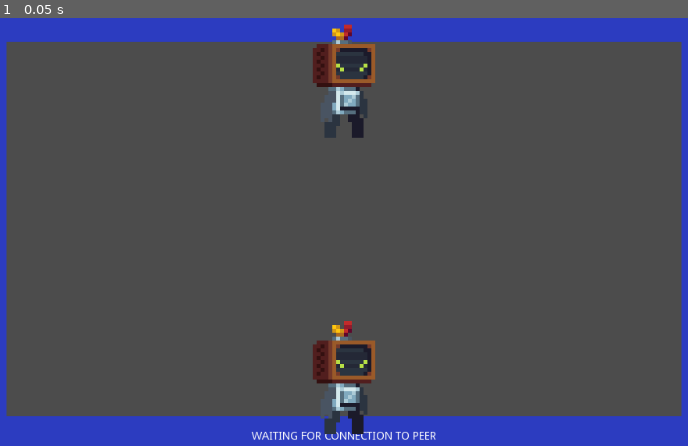
Above: before the commit, frame 1.
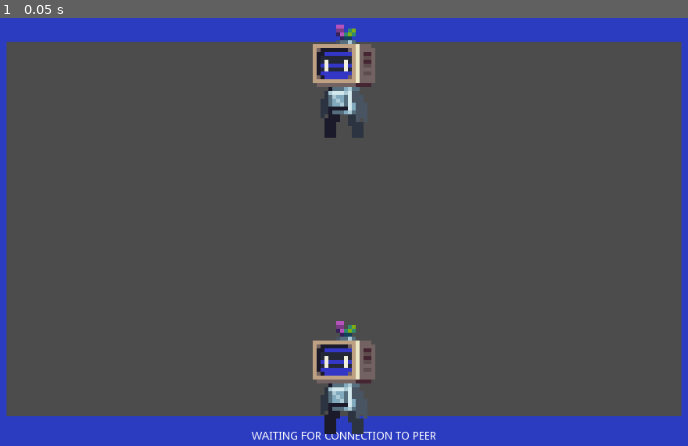
Above: after the commit, the same moment.

Repository: BasCandia/RollbackNetcodePeerToPeer
Game: Godot game, scene res://Scenes/Stage2DCollisionsCOPY.tscn
Two runs of this game, one before a commit and one after it. Both use one fixed random seed, a clock stepped at 60 frames per second and the inputs below. This scene is started directly instead of the project's main scene.
Inputs:
- Up to frame 1 (0.05 s): no input

The runs differ from the first frame. In frame 1, 3.0% of the frame differs, in the area x 45-55%, y 1-98%.

Commit message:
Fix a ejecutables

Diff:
--- a/Scenes/NetPlayer.tscn
+++ b/Scenes/NetPlayer.tscn
@@ -1,6 +1,6 @@
 [gd_scene load_steps=3 format=2]
 
-[ext_resource path="res://Sprites/TEST2.png" type="Texture" id=1]
+[ext_resource path="res://Sprites/TEST.png" type="Texture" id=1]
 
 [sub_resource type="RectangleShape2D" id=1]
 extents = Vector2( 40, 60 )
--- a/Scenes/Player2DCollisions.tscn
+++ b/Scenes/Player2DCollisions.tscn
@@ -1,6 +1,6 @@
 [gd_scene load_steps=3 format=2]
 
-[ext_resource path="res://Sprites/TEST.png" type="Texture" id=1]
+[ext_resource path="res://Sprites/TEST2.png" type="Texture" id=1]
 
 [sub_resource type="RectangleShape2D" id=1]
 extents = Vector2( 40, 60.1875 )
--- a/Scenes/Stage2DCollisions.tscn
+++ b/Scenes/Stage2DCollisions.tscn
@@ -33,11 +33,11 @@
 script = ExtResource( 1 )
 
 [node name="LocalPlayer" parent="InputControl" instance=ExtResource( 2 )]
-position = Vector2( 212, 440 )
+position = Vector2( 812, 440 )
 script = ExtResource( 3 )
 
 [node name="NetPlayer" parent="InputControl" instance=ExtResource( 7 )]
-position = Vector2( 812, 440 )
+position = Vector2( 212, 440 )
 collision_mask = 3
 script = ExtResource( 8 )
 
--- a/Scripts/InputControl.gd
+++ b/Scripts/InputControl.gd
@@ -151,8 +151,8 @@
 	input_received = false #network thread will set to true when a networked player is found.
 
 	#set up networking thread
-	UDPPeer.listen(240, "*")
-	UDPPeer.set_dest_address("::1", 241) #::1 is localhost
+	UDPPeer.listen(241, "*")
+	UDPPeer.set_dest_address("192.168.1.119", 240) #::1 is localhost
 	input_thread = Thread.new()
 	input_thread.start(self, "thr_network_inputs", null, 2)
 
Not shown, changed: TestDISTINTOPCCL.pck
